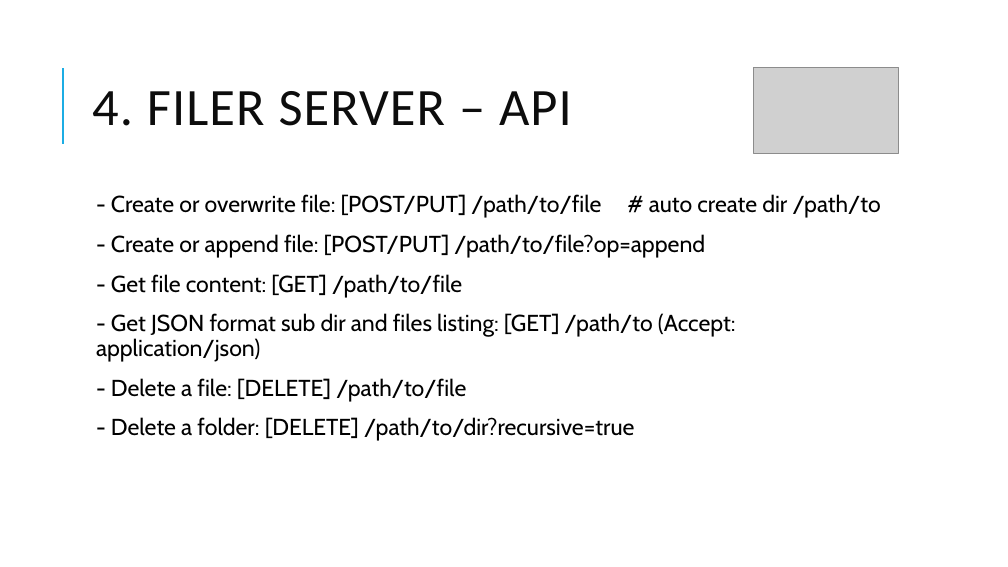
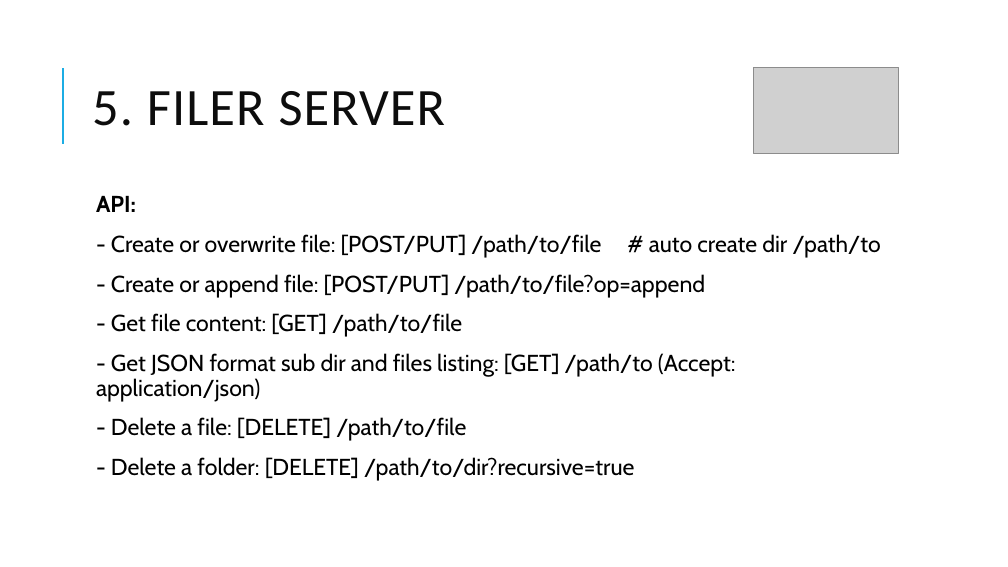
Before and after one commit to chi-org/seaweedfs-test, a slide deck: slide 13 of SeaweedFS_2.pptx (slide 12 before the commit). Drawn at 1008x567 pixels with LibreOffice and Linux fonts; fonts in the diff are those of the drawing; grey boxes stand for pictures. Boxes give left, top, right and bottom in pixels: in the first picture for what was removed or moved away, otherwise in the second. Text is boxed around its words. In the diff, an @@ line names an element or a change of style, - is before the commit and + after.

```diff
--- a/SeaweedFS_2.pptx
+++ b/SeaweedFS_2.pptx
@@ title at [92,91,446,126]: text changed @@
-4. FILER SERVER – API
+5. FILER SERVER
@@ text at [96,196,136,212]: paragraph added @@
+  API:
```
Also in this commit, not shown: 21 other slides changed, 1 slide added, 1 other file.
